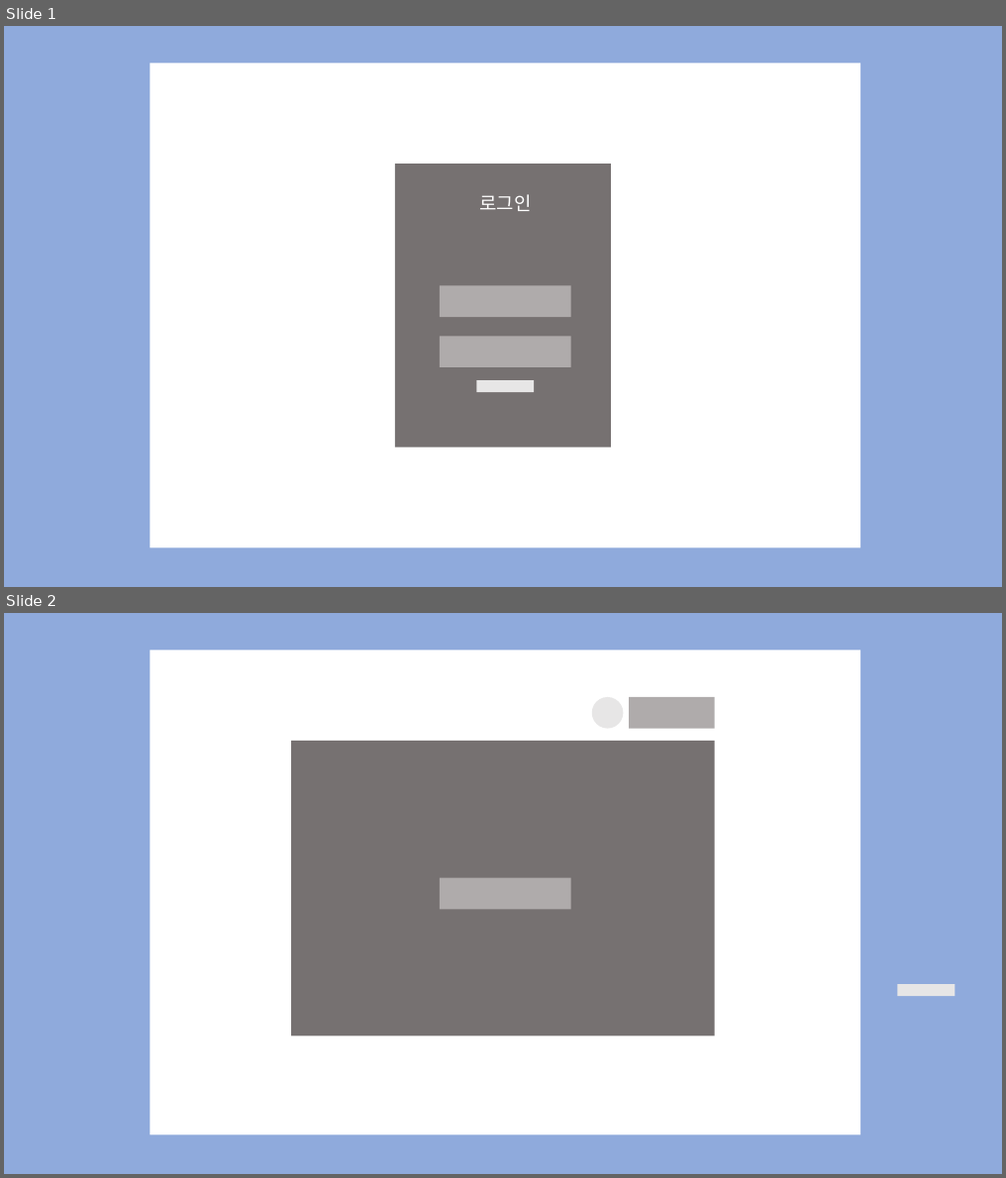
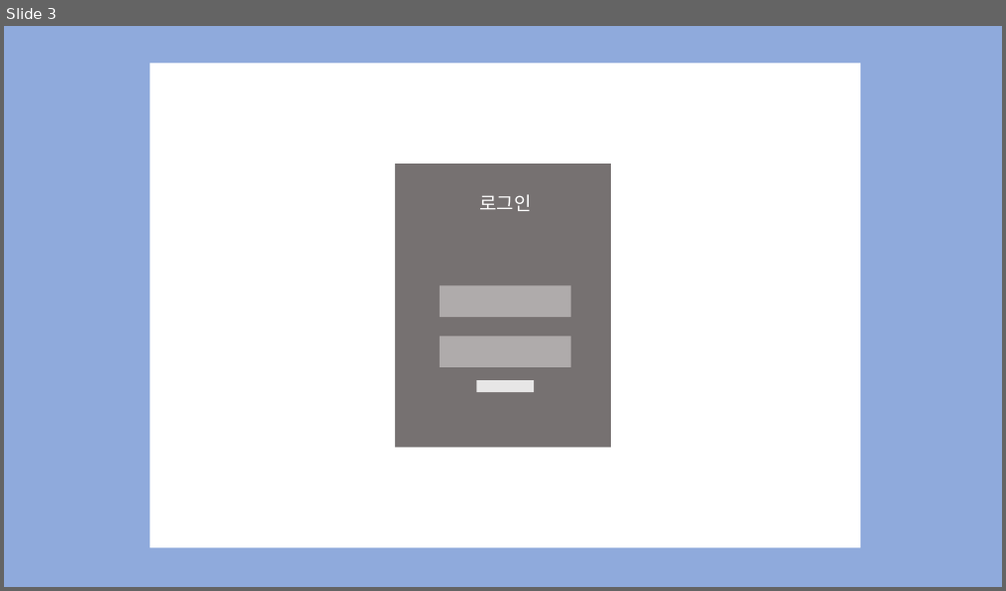
Before and after one commit to jaelyung/Lets-chat, a slide deck: src/main/resources/doc/화면레이아웃.pptx. Shown one above the other, each under a label of ours: slides 1 and 2 before the commit, slide 3 after it. The pictures are 1006x1178 and 1006x591 pixels, drawn with LibreOffice and Linux fonts; fonts in the diff are those of the drawing. Boxes give left, top, right and bottom in pixels: in the first picture for what was removed or moved away, otherwise in the second. Text is boxed around its words. In the diff, an @@ line names an element or a change of style, - is before the commit and + after.

```diff
--- a/src/main/resources/doc/화면레이아웃.pptx
+++ b/src/main/resources/doc/화면레이아웃.pptx
@@ slide 2 removed at [4, 613, 1002, 1174], background #8FAADC @@
@@ rectangle removed at [150, 650, 860, 1135] @@
@@ ellipse removed at [592, 697, 623, 728] @@
@@ rectangle removed at [629, 697, 715, 728] @@
@@ rectangle removed at [291, 741, 715, 1037] @@
@@ rectangle removed at [440, 878, 571, 909] @@
@@ rectangle removed at [898, 984, 955, 996] @@
@@ what was slide 1 is now slide 3 @@
```
Also in this commit, not shown: 1 slide changed, 3 slides added.
